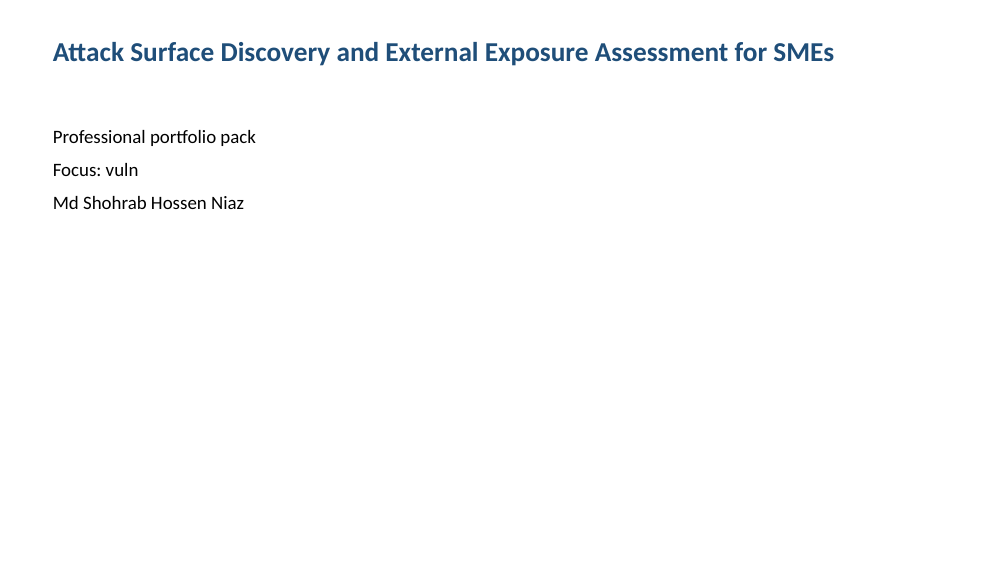
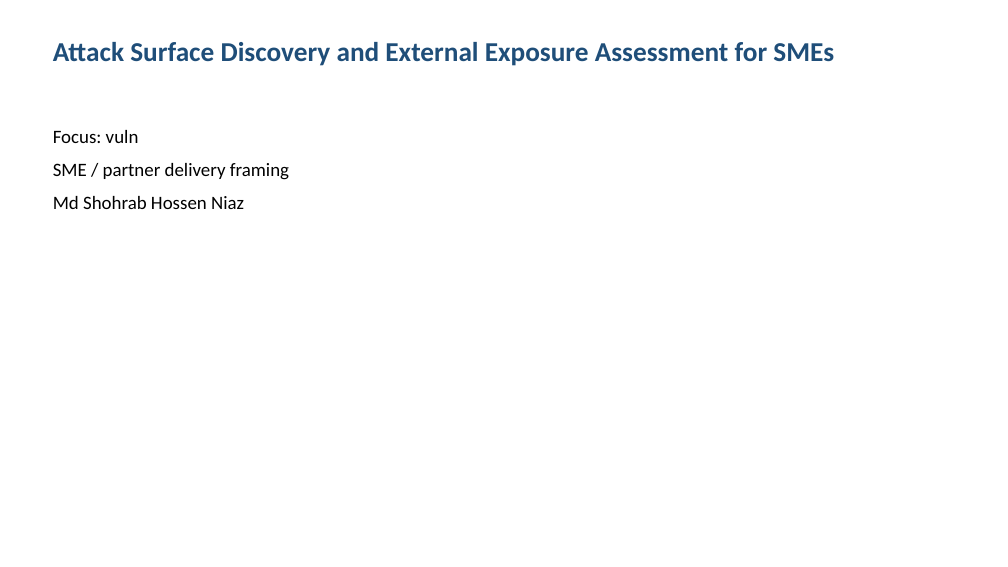
Before and after one commit to shohrabniaz/sme-attack-surface-assessment, a slide deck: slide 1 of Final_Submission/02_Presentation.pptx. Drawn at 1008x567 pixels with LibreOffice and Linux fonts; fonts in the diff are those of the drawing. Boxes give left, top, right and bottom in pixels: in the first picture for what was removed or moved away, otherwise in the second. Text is boxed around its words. In the diff, an @@ line names an element or a change of style, - is before the commit and + after.

Commit message:
Polish portfolio pack for professional showcase readiness.

```diff
--- a/Final_Submission/02_Presentation.pptx
+++ b/Final_Submission/02_Presentation.pptx
@@ text at bbox=[53, 130, 256, 146]: paragraph removed @@
-Professional portfolio pack
@@ text at bbox=[53, 163, 289, 180]: paragraph added @@
+SME / partner delivery framing
```
Also in this commit, not shown: 3 other slides changed, 12 other files.
